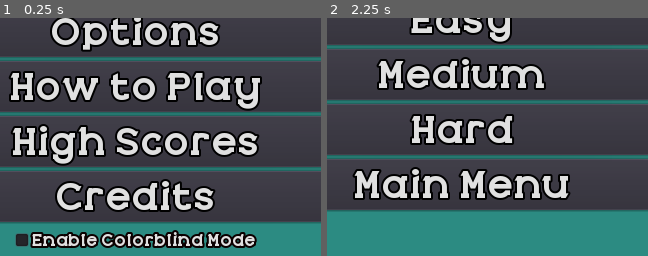
Above: before the commit, frames 1-2 (left to right).
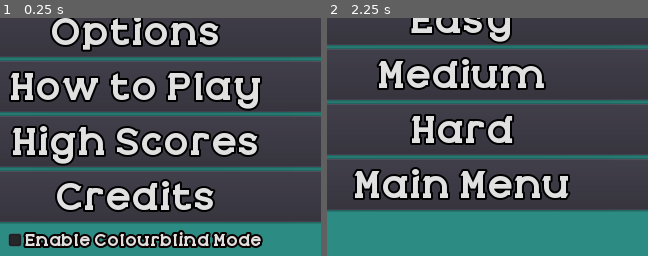
Above: after the commit, the same moments.

Repository: KapFlagon/Memory-Fun
Game: Godot game, scene res://src/screens/StartScreen.tscn
Two runs of this game, one before a commit and one after it. Both use one fixed random seed, a clock stepped at 60 frames per second and the inputs below.
Inputs:
- Up to frame 1 (0.25 s): no input
- Up to frame 2 (2.25 s): click "Start Game" at 0.5 s; click "Main Menu" at 1.25 s; click "Start Game" at 2 s
The pictures show only the part of the screen within x 29-79%, y 37-87%; the shares and areas given below are measured in that part.

The runs differ from the first frame. In frame 1, 3.6% of the frame differs, in the area x 2-82%, y 89-97%; in frame 2, nothing differs.

Commit message:
Updated code in Start screen to use internationalization texts.

Diff:
--- a/project.godot
+++ b/project.godot
@@ -99,6 +99,10 @@
  ]
 }
 
+[locale]
+
+translations=PoolStringArray( "res://assets/internationalization/MemoryFun_Internationalization.en.translation" )
+
 [rendering]
 
 quality/driver/driver_name="GLES2"
--- a/src/screens/StartScreen.gd
+++ b/src/screens/StartScreen.gd
@@ -4,6 +4,7 @@
 # Called when the node enters the scene tree for the first time.
 func _ready() -> void:
 	get_node("ColorRect").set_frame_color(PlayerData.get_background_colour())
+	ready_texts()
 	if AudioManager.initialized == false:
 		AudioManager.check_music()
 		AudioManager.initialized = true
@@ -33,3 +34,12 @@
 func _on_OptionsButton_popup_hidden() -> void:
 	get_node("ColorRect").set_frame_color(PlayerData.get_background_colour())
 	get_node("VBox_MainMenu/HBoxContainer/ColourBlindCheckBox").pressed = PlayerData.get_colour_blind_mode_on()
+
+
+func ready_texts() -> void:
+	get_node("VBox_MainMenu/StartButton").set_text(tr("START"))
+	get_node("VBox_MainMenu/OptionsButton").set_text(tr("OPTIONS"))
+	get_node("VBox_MainMenu/HowToPlayButton").set_text(tr("HOW_TO_PLAY"))
+	get_node("VBox_MainMenu/HighScoreButton").set_text(tr("HIGH_SCORES"))
+	get_node("VBox_MainMenu/CreditsButton").set_text(tr("CREDITS"))
+	get_node("VBox_MainMenu/HBoxContainer/ColourBlindCheckBox").set_text(tr("COLOURBLIND_MODE"))
Not shown, added: assets/internationalization/MemoryFun_Internationalization.csv.import
Binary file added: assets/internationalization/MemoryFun_Internationalization.en.translation
Binary file added: assets/internationalization/MemoryFun_Internationalization.fr.translation
